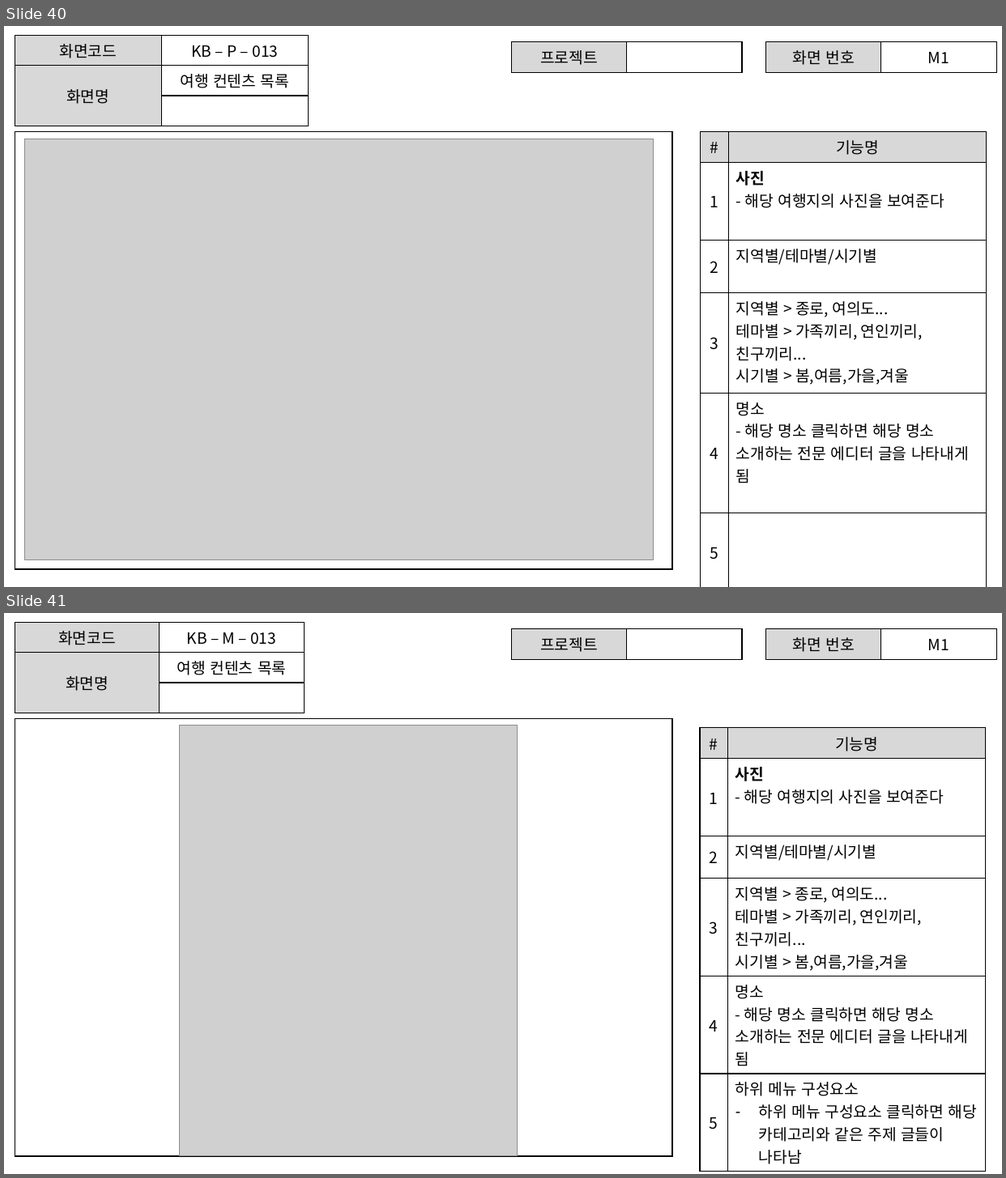
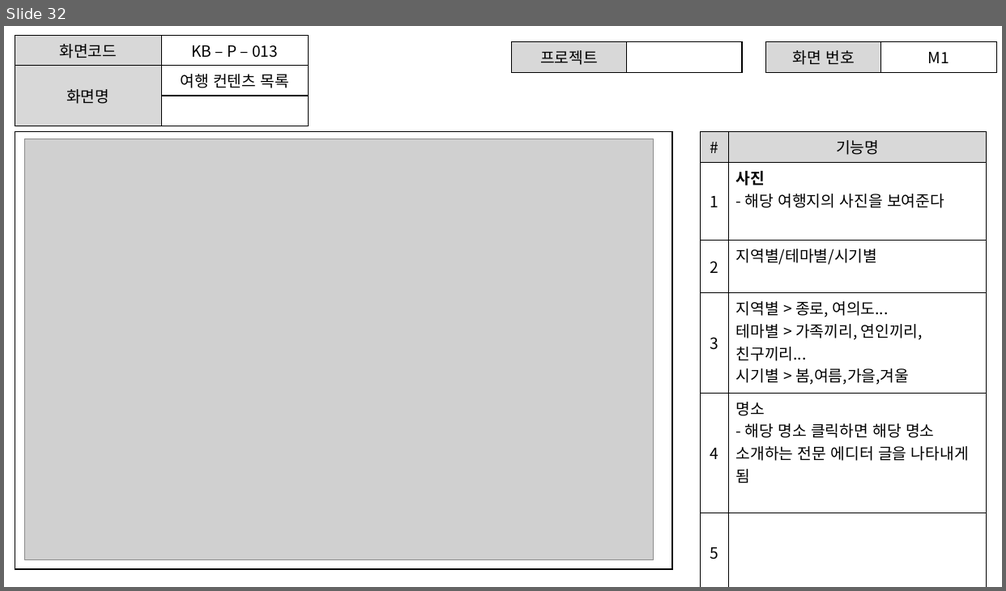
Before and after one commit to ezenteam2/TripMate, a slide deck: 2조 project02.pptx. Shown one above the other, each under a label of ours: slides 40 and 41 before the commit, slide 32 after it. The pictures are 1006x1178 and 1006x591 pixels, drawn with LibreOffice and Linux fonts; fonts in the diff are those of the drawing; grey boxes stand for pictures. Boxes give left, top, right and bottom in pixels: in the first picture for what was removed or moved away, otherwise in the second. Text is boxed around its words. In the diff, an @@ line names an element or a change of style, - is before the commit and + after.

```diff
--- a/2조 project02.pptx
+++ b/2조 project02.pptx
@@ slide 41 removed at bbox=[4, 613, 1002, 1174], background #FFFFFF @@
@@ table removed at bbox=[15, 623, 304, 701], 3 rows, 2 columns @@
-화면코드 | KB – M – 013
-화면명 | 여행 컨텐츠 목록
- | 
@@ table removed at bbox=[512, 629, 742, 656], 1 rows, 2 columns @@
-프로젝트 | 
@@ table removed at bbox=[766, 629, 997, 656], 1 rows, 2 columns @@
-화면 번호 | M1
@@ rectangle removed at bbox=[15, 718, 671, 1157] @@
@@ picture removed at bbox=[179, 726, 518, 1157] @@
@@ table removed at bbox=[701, 727, 986, 1168], 6 rows, 2 columns @@
-# | 기능명
-1 | 사진 / - 해당 여행지의 사진을 보여준다
-2 | 지역별/테마별/시기별
-3 | 지역별 > 종로, 여의도... / 테마별 > 가족끼리, 연인끼리, 친구끼리... / 시기별 > 봄,여름,가을,겨울
-4 | 명소 / - 해당 명소 클릭하면 해당 명소 소개하는 전문 에디터 글을 나타내게 됨
-5 | 하위 메뉴 구성요소 / 하위 메뉴 구성요소 클릭하면 해당 카테고리와 같은 주제 글들이 나타남
@@ what was slide 40 is now slide 32 @@
```
Also in this commit, not shown: 1 slide changed, 2 slides added, 15 other slides removed, 4 other files.
